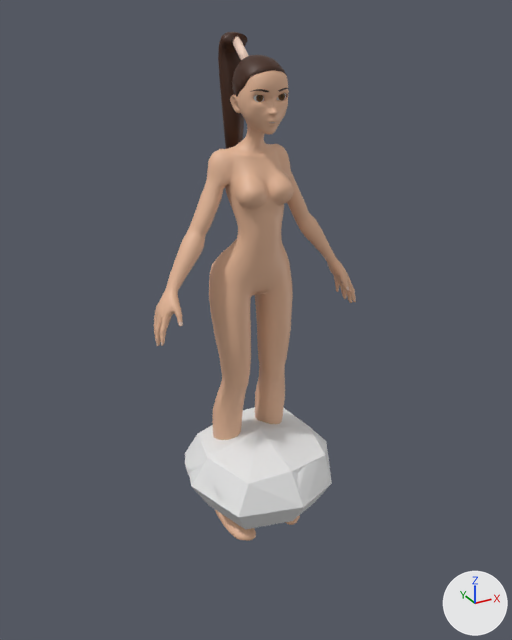
An edit to the Blender file Ash/3D assets/3D assets.blend, drawn before and after from the same camera.
Before and after are seen from a 50 mm lens placed at (-1.12, -2.02, 1.87), pointed at (0.0, 0.03, 0.85). Every picture has the same lights, and +X, +Y and +Z are marked at lower right. The same objects are shown in both versions, whatever each file hides.

Objects in the first picture: 'Body', 'Ponytail', 'Rock1_high', 'Rock1_low', 'Scalp', 'Teeth'.
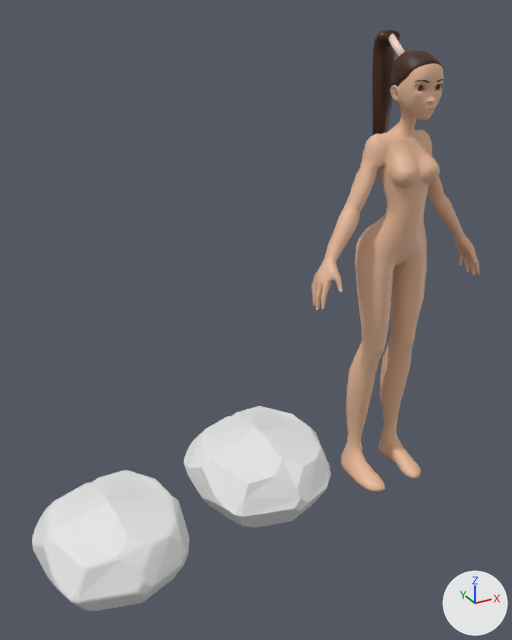
Commit message: Rock model added

The edits, one by one:
Material 'Material' (mat_material) is new.
Its base color is (0.8, 0.8, 0.8) (white #e7e7e7).
Its roughness is 0.4.
me_cube is used by ob_rock1_low; location (0.0, 0.0, 0.0).
me_cube had 26 vertices, 24 faces and spanned x -0.287..0.303, y -0.297..0.307, z 0.064..0.409.
me_cube now has 75 vertices, 49 faces and spans x -0.265..0.28, y -0.287..0.28, z 0.089..0.403.
Part 1, on me_cube:
14 vertices are removed from x -0.219..0.303, y -0.226..0.307, z 0.064..0.409.
24 faces are deleted.
3 vertices move from x -0.287..0.016, y -0.297..0.213, z 0.24..0.245 to x -0.245..0.017, y -0.279..0.197, z 0.174..0.213.
63 vertices are added at x -0.265..0.28, y -0.287..0.28, z 0.089..0.403.
49 new faces join them.
me_cube now uses material mat_material (white #e7e7e7).
Object 'Rock1_high' (ob_rock1_high) moves from (0.0, 0.0, 0.0) to (-0.598, 0.0, -0.113).
Object 'Body' (ob_body) moves from (0.0, 0.0, 0.0) to (0.626, 0.0, 0.0).
Object 'Teeth' (ob_teeth) moves from (0.0, -0.043, 1.277) to (0.626, -0.043, 1.277).
Object 'Eyebrows' (ob_eyebrows) moves from (0.0, 0.0, -0.147) to (0.626, 0.0, -0.147).
Object 'Scalp' (ob_scalp) moves from (0.0, 0.0, 0.0) to (0.626, 0.0, 0.0).
Object 'Ponytail' (ob_ponytail) moves from (0.0, 0.0, 0.0) to (0.626, 0.0, 0.0).

What differs and where, as boxes [x1, y1, x2, y2] in the pictures (512 x 640 px):
'Body', moved
    before: [154, 70, 356, 541]
    after: [312, 63, 480, 492]
'Rock1_high', moved
    before: [185, 420, 329, 526]
    after: [32, 470, 189, 611]
'Rock1_low', reshaped
    before: [185, 407, 332, 529]
    after: [184, 406, 331, 527]
'Ponytail', moved
    before: [218, 32, 249, 149]
    after: [372, 29, 405, 135]
'Scalp', moved
    before: [232, 55, 287, 96]
    after: [390, 50, 442, 87]
'Eyebrows', moved
    before: [250, 88, 289, 92]
    after: [414, 79, 444, 83]
